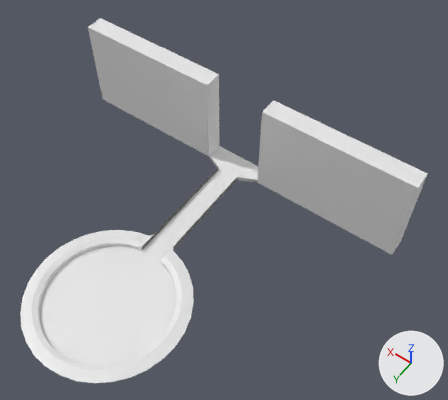
A saved change to the Blender file Khaos Shooter/Assets/Environment/Models/Platform.blend.
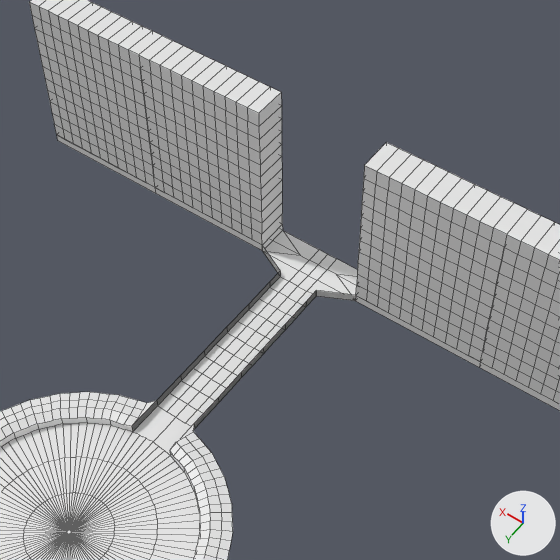
Each version appears first whole from a 50 mm camera at (-25.3, 16.8, 51.4) aimed at (-4.6, -12.2, 5.9), and next in a close-up on the part from 16% to 81% of the width and 7% to 79% of the height. Arrows for +X, +Y and +Z are at lower right; the lights stay in place. The close-ups show mesh edges as thin lines.

The older version as bpy lines, for what is in view:
```python
me_circle = bpy.data.meshes.new('Circle')
me_circle.from_pydata(...)  # 2088 vertices, 1824 faces, 2 loose edges; spans x -2.41..2.41, y -2.78..1.0, z -0.06..1.25
ob_circle = bpy.data.objects.new('Circle', me_circle)
ob_circle.location = (0.0, 0.0, 0.0)
ob_circle.scale = (8.0, 8.0, 8.0)
```
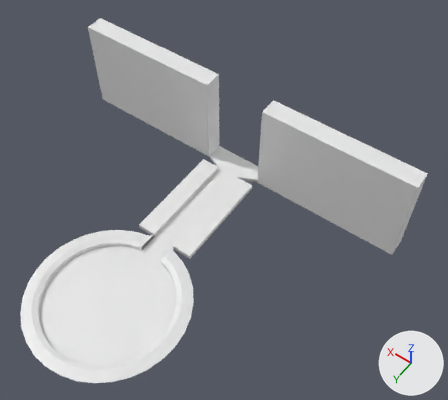
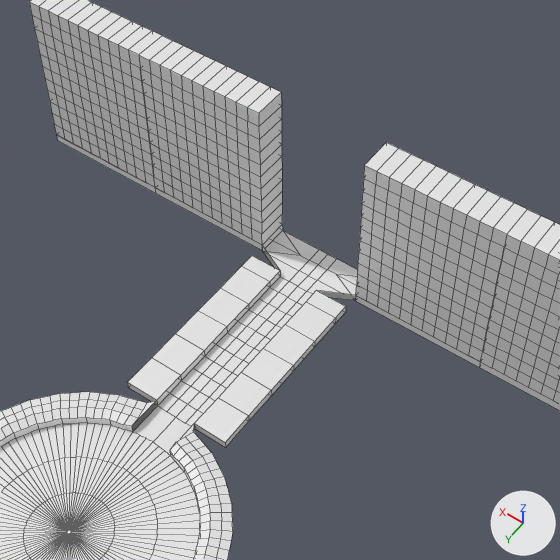
What the commit changed:
me_circle is used by ob_circle; location (0.0, 0.0, 0.0); scale (8.0, 8.0, 8.0).
me_circle had 2088 vertices, 1824 faces, 2 loose edges and spanned x -2.41..2.41, y -2.78..1.0, z -0.06..1.25.
me_circle now has 2126 vertices, 1862 faces, 2 loose edges and spans x -2.41..2.41, y -2.78..1.0, z -0.06..1.25.
Part 1, on me_circle:
12 faces are deleted.
19 new vertices lie (0.25, 0.0, 0.0) away from vertices in x 0.16, y -2.41..-1.03, z -0.06..0.0.
19 new vertices lie (-0.25, 0.0, 0.0) away from vertices in x -0.16, y -2.41..-1.03, z -0.06..0.0.
50 new faces join them.

Location of each change, [x1, y1, x2, y2] in pixels of the close-ups (560 x 560 px):
part 1 of me_circle, built on: before [157, 272, 316, 428]; after [128, 256, 346, 448]
